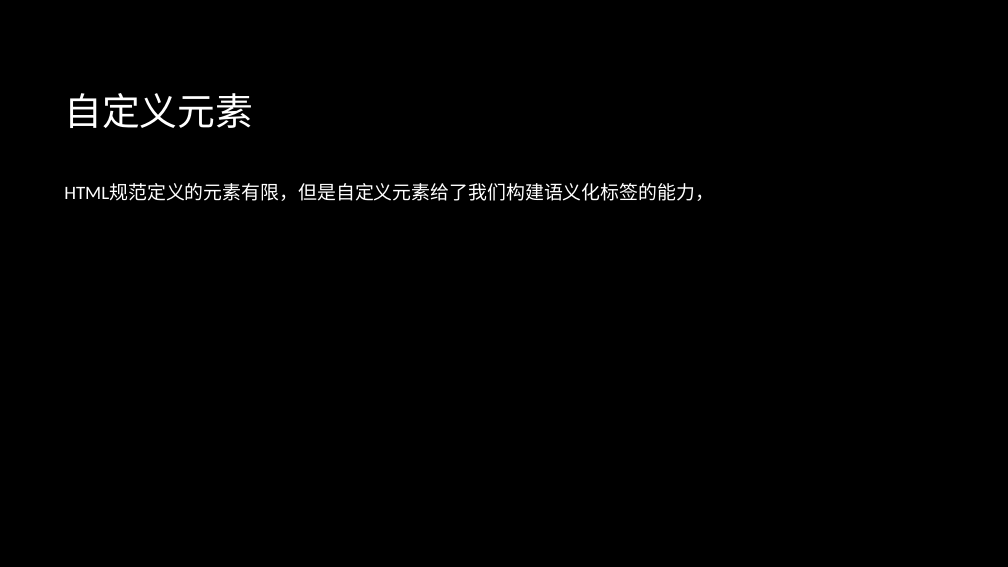
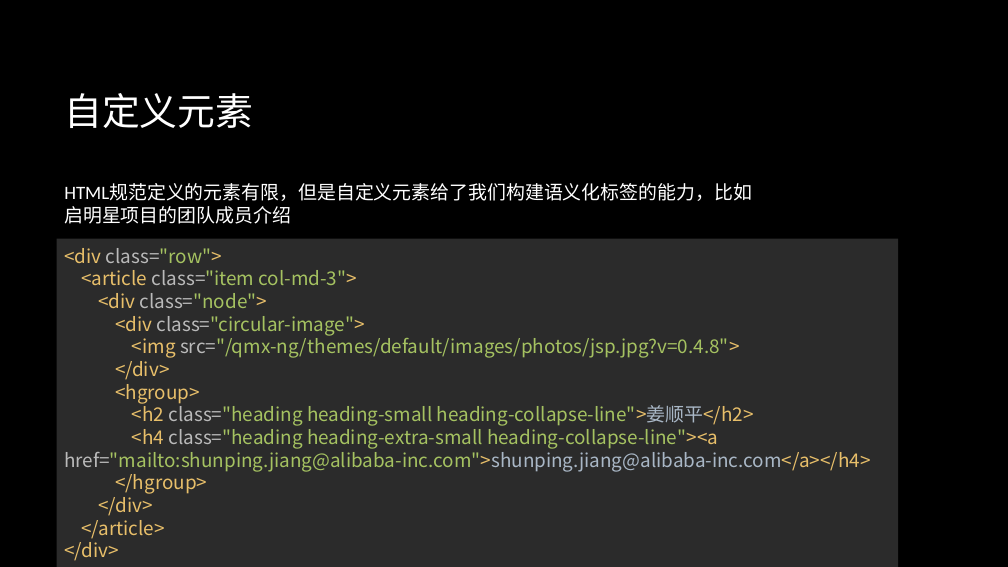
Before and after one commit to zhanglingkang/study, a slide deck: slide 7 of article/front-end/前端技术分享.pptx. Drawn at 1008x567 pixels with LibreOffice and Linux fonts; fonts in the diff are those of the drawing; background and template pictures are left out. Boxes give left, top, right and bottom in pixels: in the first picture for what was removed or moved away, otherwise in the second. Text is boxed around its words. In the diff, an @@ line names an element or a change of style, - is before the commit and + after.

```diff
--- a/article/front-end/前端技术分享.pptx
+++ b/article/front-end/前端技术分享.pptx
@@ text at box(64, 184, 752, 224): text changed @@
-HTML规范定义的元素有限，但是自定义元素给了我们构建语义化标签的能力，
+HTML规范定义的元素有限，但是自定义元素给了我们构建语义化标签的能力，比如启明星项目的团队成员介绍
@@ rectangle added at box(57, 239, 898, 567), fill #2B2B2B, 18 pt, text #A5C261 @@
+<div class="row">
+<article class="item col-md-3">
+<div class="node">
+<div class="circular-image">
+<img src="/qmx-ng/themes/default/images/photos/jsp.jpg?v=0.4.8">
+</div>
+<hgroup>
+<h2 class="heading heading-small heading-collapse-line">姜顺平</h2>
+<h4 class="heading heading-extra-small heading-collapse-line"><a href="mailto:shunping.jiang@alibaba-inc.com">shunping.jiang@alibaba-inc.com</a></h4>
+</hgroup>
+</div>
+</article>
+</div>
```
Also in this commit, not shown: 2 other slides changed, 7 slides added, 1 other file.
